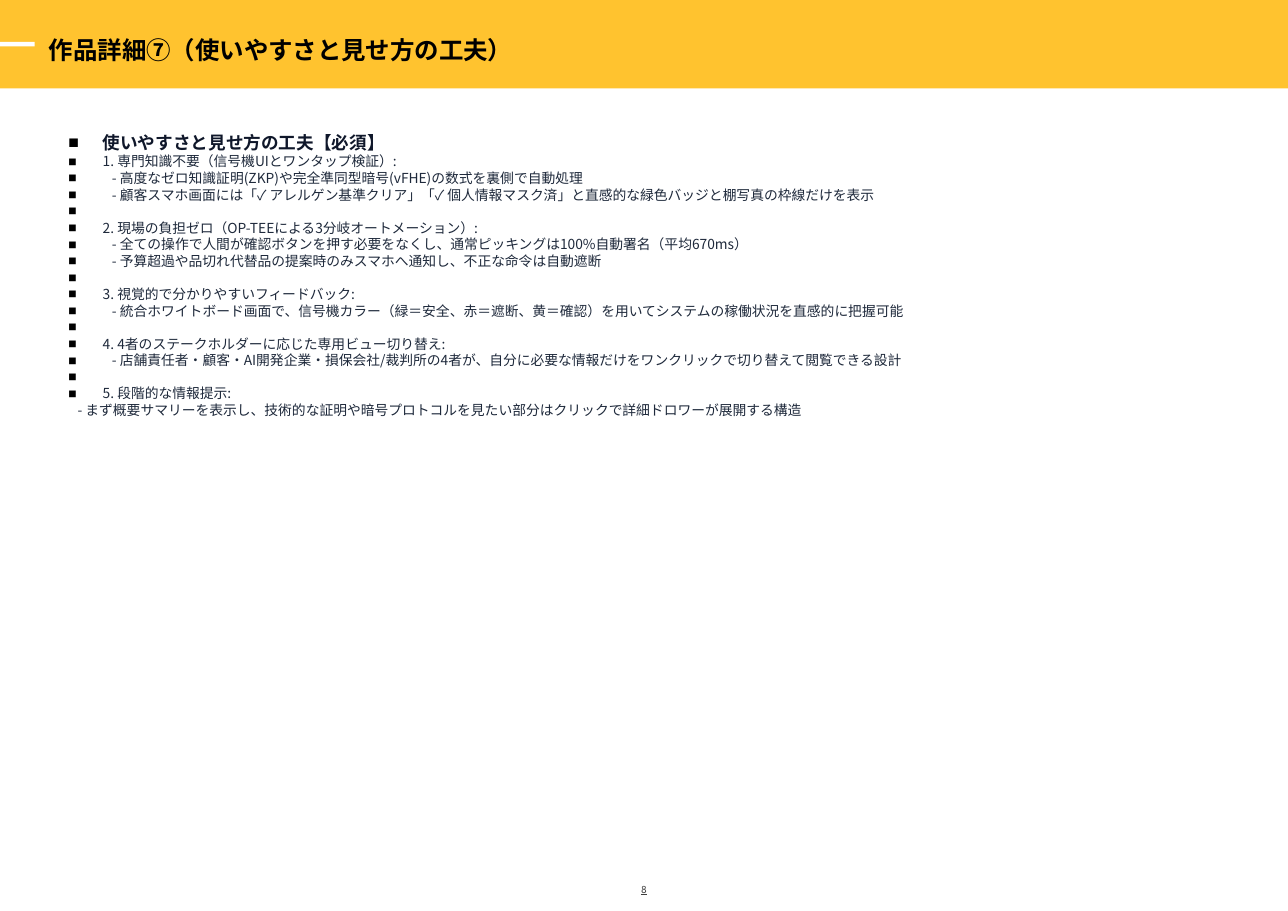
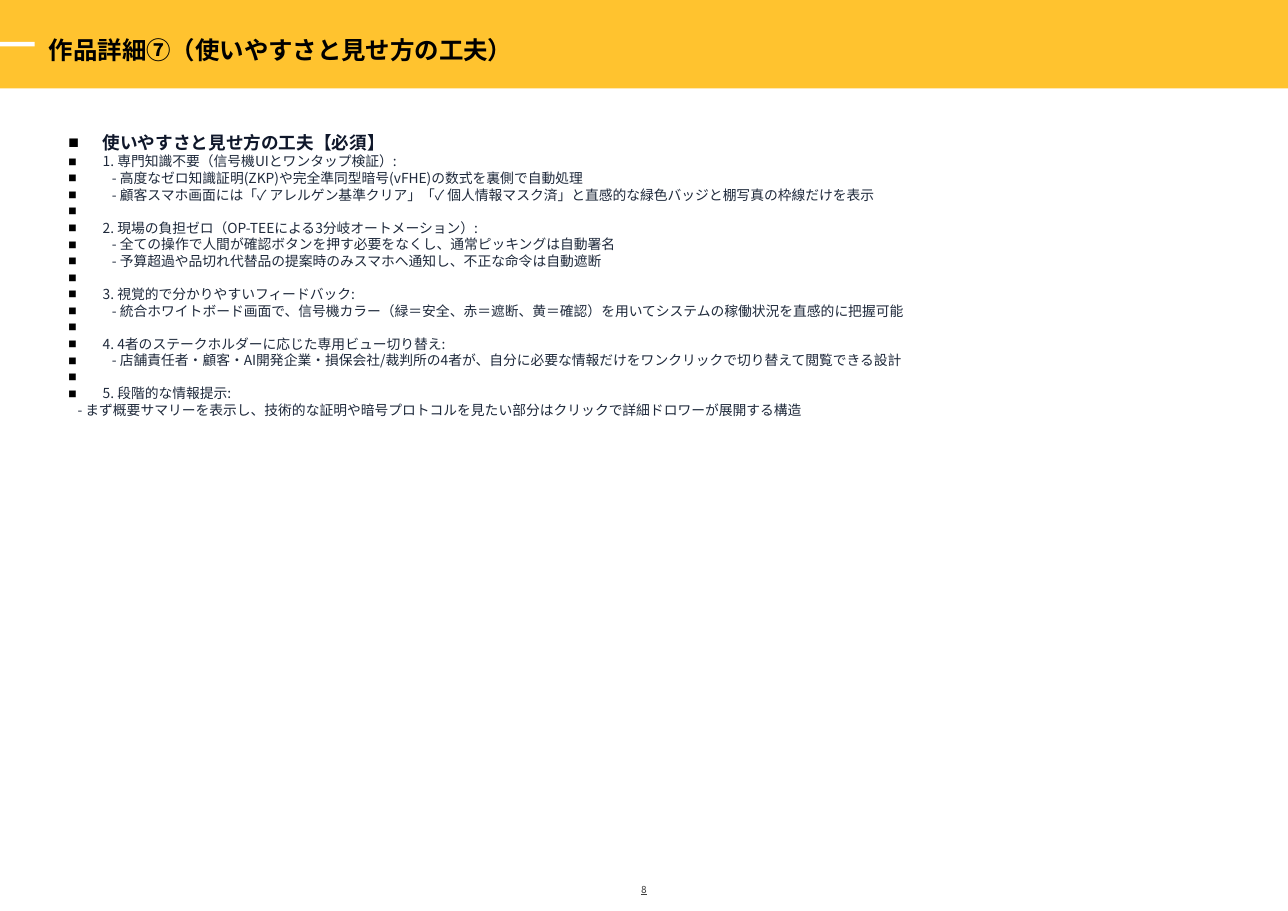
Before and after one commit to sururu-k/ProofPick, a slide deck: slide 9 of submission/zenjyocon_entry_sheet_2026.pptx. Drawn at 1288x911 pixels with LibreOffice and Linux fonts; fonts in the diff are those of the drawing; background and template pictures are left out. Boxes give left, top, right and bottom in pixels: in the first picture for what was removed or moved away, otherwise in the second. Text is boxed around its words. In the diff, an @@ line names an element or a change of style, - is before the commit and + after.

```diff
--- a/submission/zenjyocon_entry_sheet_2026.pptx
+++ b/submission/zenjyocon_entry_sheet_2026.pptx
@@ text at (85,154,904,416): text changed @@
-1. 専門知識不要（信号機UIとワンタップ検証）:
-- 高度なゼロ知識証明(ZKP)や完全準同型暗号(vFHE)の数式を裏側で自動処理
-- 顧客スマホ画面には「✓ アレルゲン基準クリア」「✓ 個人情報マスク済」と直感的な緑色バッジと棚写真の枠線だけを表示
-2. 現場の負担ゼロ（OP-TEEによる3分岐オートメーション）:
-- 全ての操作で人間が確認ボタンを押す必要をなくし、通常ピッキングは100%自動署名（平均670ms）
-- 予算超過や品切れ代替品の提案時のみスマホへ通知し、不正な命令は自動遮断
-3. 視覚的で分かりやすいフィードバック:
-- 統合ホワイトボード画面で、信号機カラー（緑＝安全、赤＝遮断、黄＝確認）を用いてシステムの稼働状況を直感的に把握可能
-4. 4者のステークホルダーに応じた専用ビュー切り替え:
-- 店舗責任者・顧客・AI開発企業・損保会社/裁判所の4者が、自分に必要な情報だけをワンクリックで切り替えて閲覧できる設計
-5. 段階的な情報提示:
-- まず概要サマリーを表示し、技術的な証明や暗号プロトコルを見たい部分はクリックで詳細ドロワーが展開する構造
+1. 専門知識不要（信号機UIとワンタップ検証）:
+- 高度なゼロ知識証明(ZKP)や完全準同型暗号(vFHE)の数式を裏側で自動処理
+- 顧客スマホ画面には「✓ アレルゲン基準クリア」「✓ 個人情報マスク済」と直感的な緑色バッジと棚写真の枠線だけを表示
+2. 現場の負担ゼロ（OP-TEEによる3分岐オートメーション）:
+- 全ての操作で人間が確認ボタンを押す必要をなくし、通常ピッキングは自動署名
+- 予算超過や品切れ代替品の提案時のみスマホへ通知し、不正な命令は自動遮断
+3. 視覚的で分かりやすいフィードバック:
+- 統合ホワイトボード画面で、信号機カラー（緑＝安全、赤＝遮断、黄＝確認）を用いてシステムの稼働状況を直感的に把握可能
+4. 4者のステークホルダーに応じた専用ビュー切り替え:
+- 店舗責任者・顧客・AI開発企業・損保会社/裁判所の4者が、自分に必要な情報だけをワンクリックで切り替えて閲覧できる設計
+5. 段階的な情報提示:
+- まず概要サマリーを表示し、技術的な証明や暗号プロトコルを見たい部分はクリックで詳細ドロワーが展開する構造
```
Also in this commit, not shown: 7 other slides changed, 9 other files.
